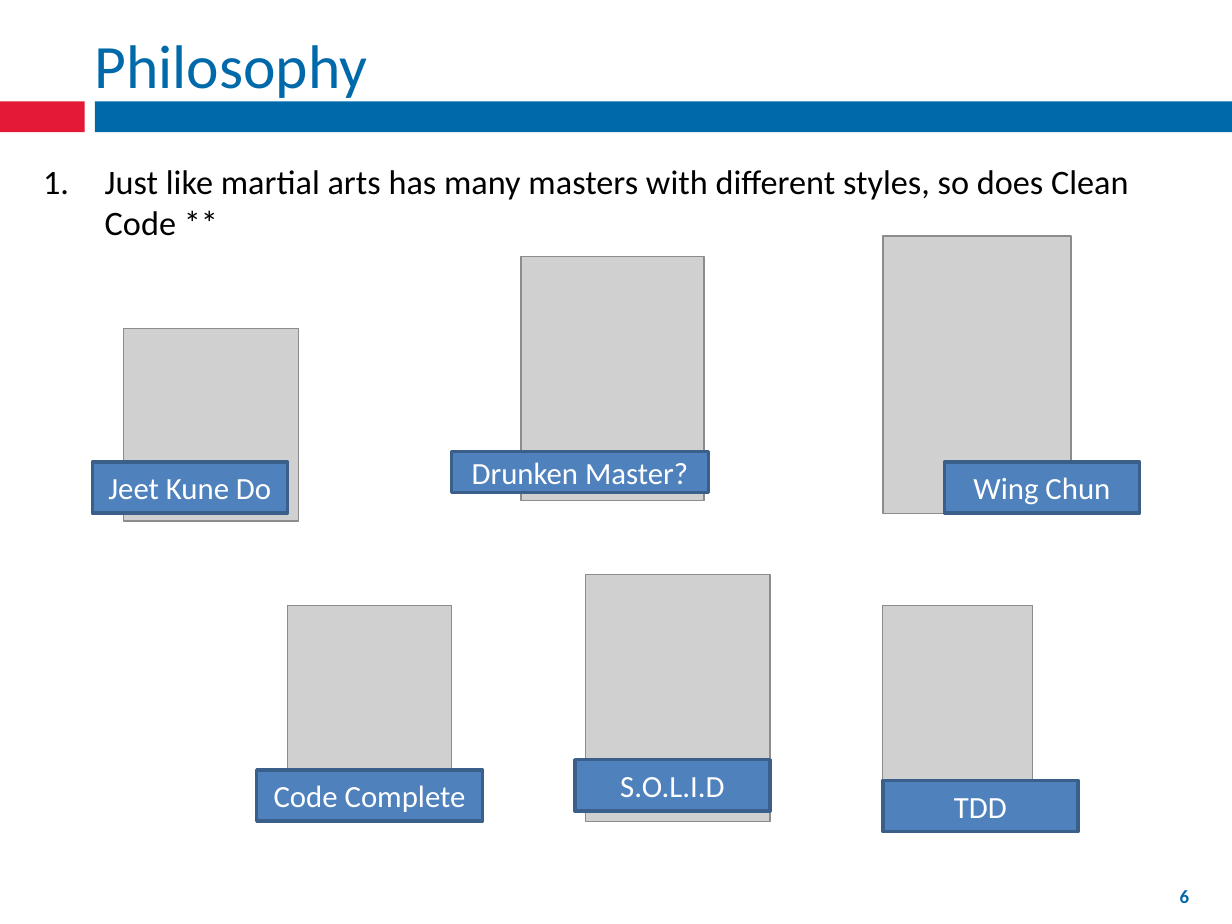
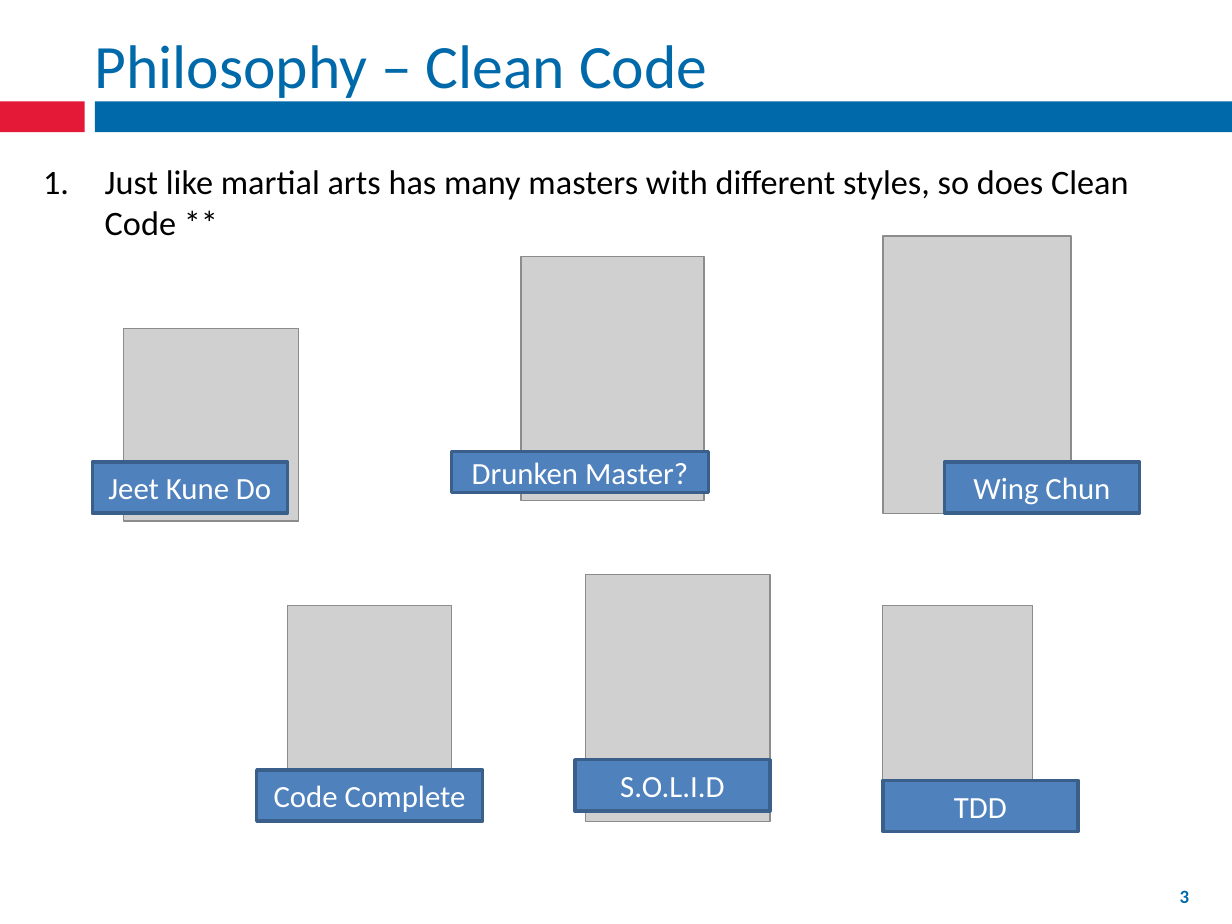
Before and after one commit to fernandozamoraj/Clean-Code-Presentation, a slide deck: slide 3 of Short Presentation/Clean Code.pptx (slide 6 before the commit). Drawn at 1232x924 pixels with LibreOffice and Linux fonts; fonts in the diff are those of the drawing; grey boxes stand for pictures. Boxes give left, top, right and bottom in pixels: in the first picture for what was removed or moved away, otherwise in the second. Text is boxed around its words. In the diff, an @@ line names an element or a change of style, - is before the commit and + after.

```diff
--- a/Short Presentation/Clean Code.pptx
+++ b/Short Presentation/Clean Code.pptx
@@ title at box(94, 45, 707, 103): text changed @@
-Philosophy
+Philosophy – Clean Code
@@ page number at box(1180, 890, 1190, 903): text changed @@
-6
+3
```
Also in this commit, not shown: 7 other slides changed, 2 slides added, 1 slide removed.
